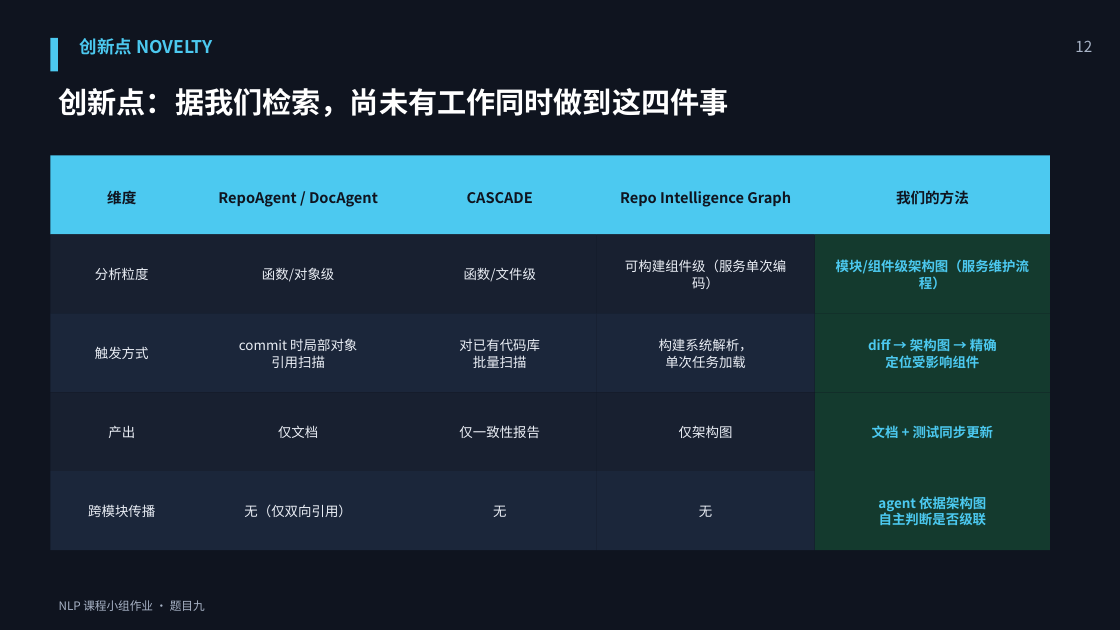
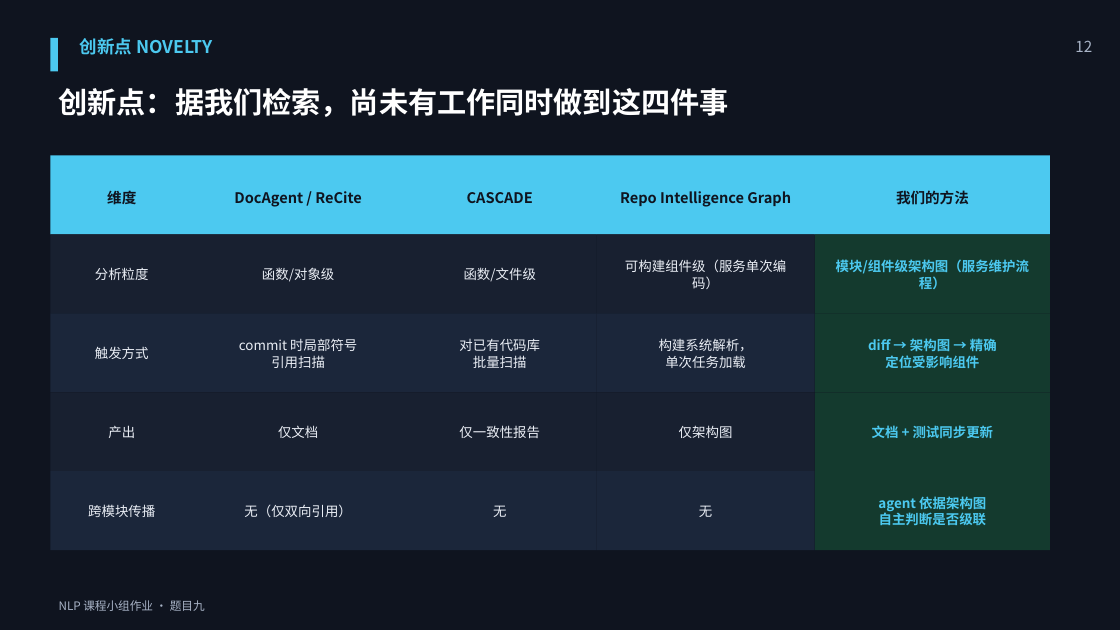
Before and after one commit to Nictheboy/college-nlp-lab, a slide deck: slide 13 of slides/topic9_literature_review.pptx. Drawn at 1120x630 pixels with LibreOffice and Linux fonts; fonts in the diff are those of the drawing. Boxes give left, top, right and bottom in pixels: in the first picture for what was removed or moved away, otherwise in the second. Text is boxed around its words. In the diff, an @@ line names an element or a change of style, - is before the commit and + after.

```diff
--- a/slides/topic9_literature_review.pptx
+++ b/slides/topic9_literature_review.pptx
@@ text at [234, 191, 362, 207]: text changed @@
-RepoAgent / DocAgent
+DocAgent / ReCite
@@ text at [239, 339, 357, 351]: text changed @@
-commit 时局部对象
+commit 时局部符号
```
Also in this commit, not shown: 10 other slides changed, 20 other files.
